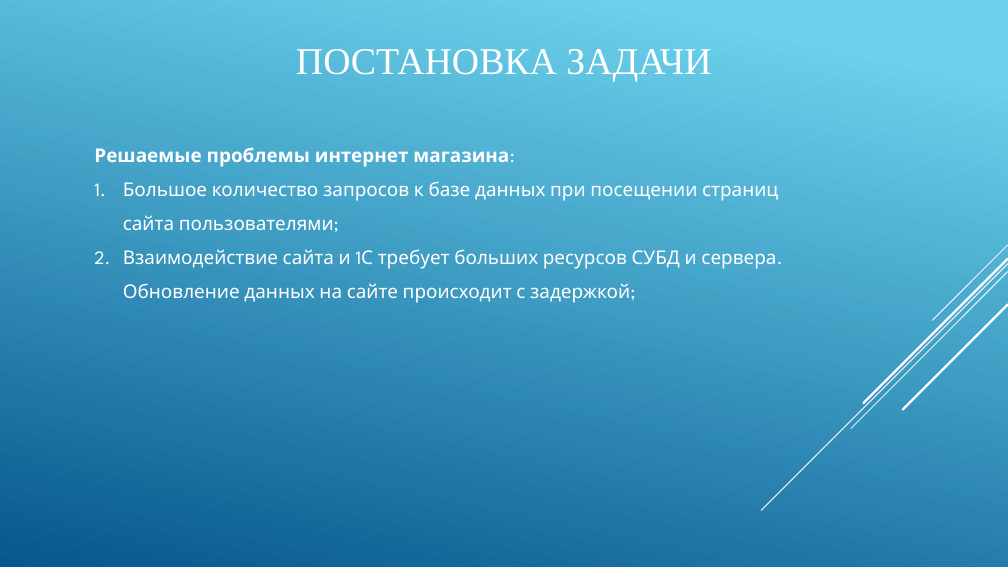
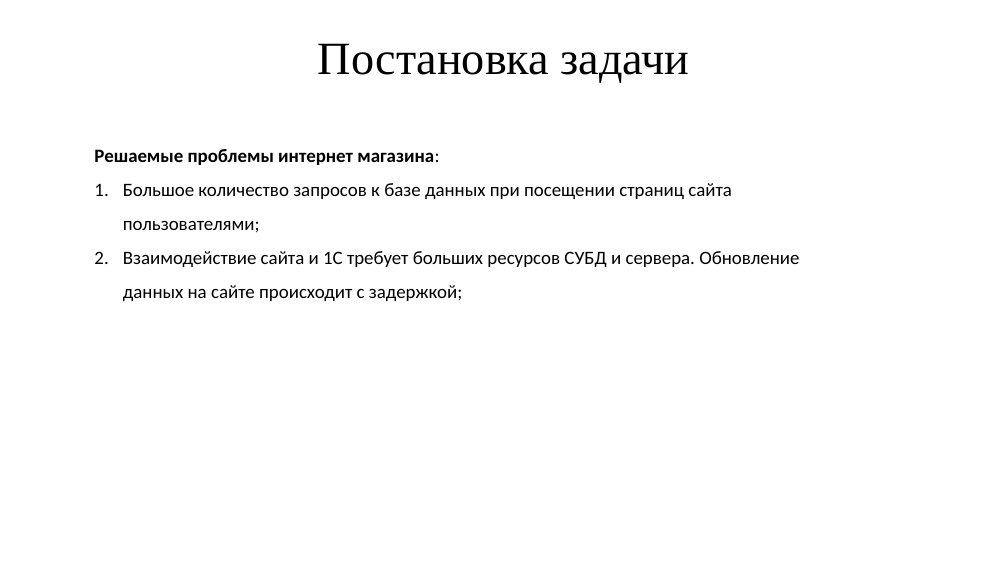
Before and after one commit to IgorTyutyunov/-, a slide deck: slide 5 of ВКР_5.pptx. Drawn at 1008x567 pixels with LibreOffice and Linux fonts; fonts in the diff are those of the drawing. Boxes give left, top, right and bottom in pixels: in the first picture for what was removed or moved away, otherwise in the second. Text is boxed around its words. In the diff, an @@ line names an element or a change of style, - is before the commit and + after.

```diff
--- a/ВКР_5.pptx
+++ b/ВКР_5.pptx
@@ background gradient #6ED2EB to #06588E to #FFFFFF @@
@@ title at [318, 43, 690, 83]: text changed; size 36 to 44 pt; text colour #FFFFFF to #000000 @@
-ПОСТАНОВКА ЗАДАЧИ
+Постановка задачи
@@ text "Решаемые проблемы интернет магазина:" at [94, 149, 799, 301]: font League Spartan to Calibri, text colour #FFFFFF to #000000 @@
@@ group removed at [761, 245, 1008, 510]: 5 lines @@
```
Also in this commit, not shown: 11 other slides changed.
